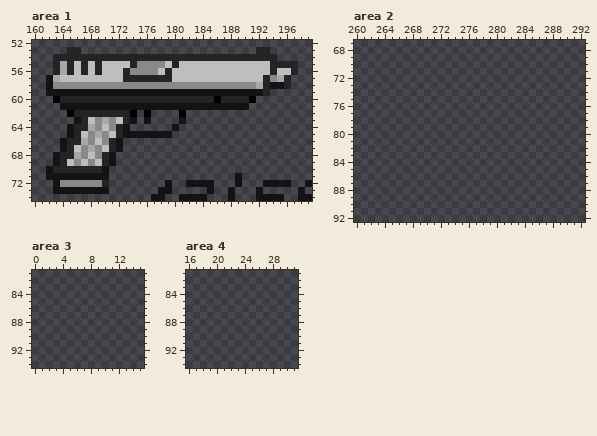
Pixel-art file: explanation/HUD.ase. The picture above was drawn from the file before the commit.
512x512 pixels, 1 frame. Colours within 5 levels of each other are drawn and written as one. Shown: area 1: x 160..199, y 52..74; area 2: x 260..292, y 67..92; area 3: x 0..15, y 81..94; area 4: x 16..31, y 81..94. The commit also changed other parts of the picture, which this record leaves out.
After:
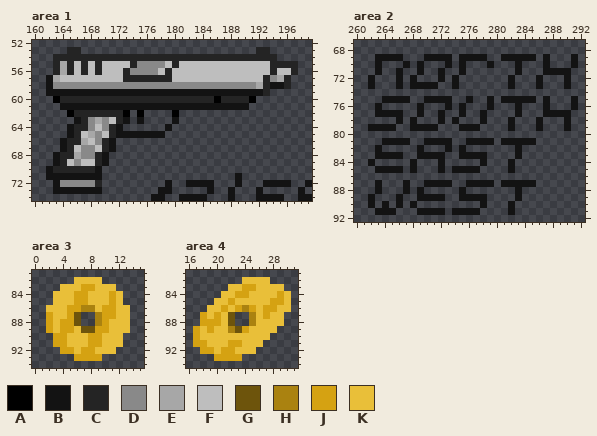
Palette (. is transparent): A #000000  B #131313  C #242424  D #898989  E #a7a7a7  F #bebebe  G #6d540c  H #aa8210  J #d5a212  K #e9bf39
Change:
Area 1:
y 62: x 173..176 CA.A -> A.A.; x 180..181 .A -> A.
y 63: x 168..176 FDEDFCB.B -> DEDFCB.B.; x 180..181 .B -> B.
y 64: x 168..173 EDFDCB -> DFDCB.; x 179..180 .B -> B.
y 65: x 168..172 DEDFC -> EDFCB; x 179 B -> .
y 66: x 168..172 DFDCB -> FDCB.
y 67: x 168..172 EDFCB -> DFCB.
y 68: x 168..171 FDCB -> DCB.
y 69: x 168..171 DFCB -> FCB.
y 70: x 169..170 CB -> B.
y 71: x 170 B -> .
y 72: x 169..170 DC -> C.
y 73: x 170 B -> .
Area 2:
y 69: x 263..266 .... -> BBBB; x 270..273 .... -> BBBB; x 275..278 .... -> BBBB; x 281..285 ..... -> BBBBB; x 287 . -> B; x 291 . -> B
y 70: x 263 . -> B; x 267 . -> B; x 269 . -> B; x 273 . -> B; x 275 . -> B; x 279 . -> B; x 283 . -> B; x 287 . -> B; x 291 . -> B
y 71: x 263 . -> B; x 266 . -> B; x 269 . -> B; x 272 . -> B; x 275 . -> B; x 283 . -> B; x 287..290 .... -> BBBB
y 72: x 262 . -> B; x 266 . -> B; x 268 . -> B; x 272 . -> B; x 274 . -> B; x 282 . -> B; x 286 . -> B; x 290 . -> B
y 73: x 262 . -> B; x 266 . -> B; x 268..271 .... -> BBBB; x 274 . -> B; x 282 . -> B; x 286 . -> B; x 290 . -> B
y 75: x 264..267 .... -> BBBB; x 270..273 .... -> BBBB; x 276 . -> B; x 279 . -> B; x 281..285 ..... -> BBBBB; x 287 . -> B; x 291 . -> B
y 76: x 263 . -> B; x 269 . -> B; x 273 . -> B; x 275 . -> B; x 279 . -> B; x 283 . -> B; x 287 . -> B; x 291 . -> B
y 77: x 263..266 .... -> BBBB; x 269 . -> B; x 272 . -> B; x 275 . -> B; x 278 . -> B; x 283 . -> B; x 287..290 .... -> BBBB
y 78: x 266 . -> B; x 268 . -> B; x 272 . -> B; x 274 . -> B; x 278 . -> B; x 282 . -> B; x 286 . -> B; x 290 . -> B
y 79: x 262..265 .... -> BBBB; x 268..271 .... -> BBBB; x 275..277 ... -> BBB; x 282 . -> B; x 286 . -> B; x 290 . -> B
y 81: x 264..267 .... -> BBBB; x 270..273 .... -> BBBB; x 276..279 .... -> BBBB; x 281..285 ..... -> BBBBB
y 82: x 263 . -> B; x 269 . -> B; x 273 . -> B; x 275 . -> B; x 283 . -> B
y 83: x 263..266 .... -> BBBB; x 269..272 .... -> BBBB; x 275..278 .... -> BBBB; x 283 . -> B
y 84: x 262 . -> B; x 268 . -> B; x 272 . -> B; x 278 . -> B; x 282 . -> B
y 85: x 263..266 .... -> BBBB; x 268 . -> B; x 272 . -> B; x 274..277 .... -> BBBB; x 282 . -> B
y 87: x 263 . -> B; x 267 . -> B; x 270..273 .... -> BBBB; x 276..279 .... -> BBBB; x 281..285 ..... -> BBBBB
y 88: x 263 . -> B; x 267 . -> B; x 269 . -> B; x 275 . -> B; x 283 . -> B
y 89: x 262 . -> B; x 266 . -> B; x 269..272 .... -> BBBB; x 275..278 .... -> BBBB; x 283 . -> B
y 90: x 262 . -> B; x 264 . -> B; x 266 . -> B; x 268 . -> B; x 278 . -> B; x 282 . -> B
y 91: x 263..265 ... -> BBB; x 269..272 .... -> BBBB; x 274..277 .... -> BBBB; x 282 . -> B
Area 3:
y 82: x 6..9 .... -> KKKK
y 83: x 4..11 ........ -> KKKJJKKK
y 84..85: x 3..12 .......... -> KKKJJKKKJK
y 86: x 2..13 ............ -> KKKJJHHKJJKK
y 87: x 2..6 ..... -> JKKJG; x 9..13 ..... -> HJJKK
y 88: x 2..6 ..... -> JKJJG; x 9..13 ..... -> HJKKK
y 89: x 2..13 ............ -> JKJJKGGJJKKK
y 90..91: x 3..12 .......... -> JJKKKJJKKK
y 92: x 4..11 ........ -> JJKJJKKK
y 93: x 6..9 .... -> JJJJ
Area 4:
y 82: x 24..27 .... -> KKKK
y 83: x 22..29 ........ -> KKJJKKKK
y 84: x 21..30 .......... -> KKJJKKKKJK
y 85: x 20..30 ........... -> KKJKKKKKJJK
y 86: x 19..30 ............ -> KKJKJHJKJJKK
y 87: x 18..22 ..... -> JKJKG; x 25..29 ..... -> HKJKK
y 88: x 18..22 ..... -> JJJKG; x 25..29 ..... -> HKKKK
y 89: x 17..28 ............ -> JKJKKHGJKKKK
y 90: x 17..27 ........... -> JKKKKKKKKKK
y 91: x 17..26 .......... -> JJKKKJJKKK
y 92: x 18..25 ........ -> JJKJJKKK
y 93: x 20..23 .... -> JJJJ
Pixel boxes of the changes (left, top, right, bottom) in both pictures:
changed: (88, 110, 186, 194)
added: (368, 54, 578, 215)
added: (46, 277, 130, 361)
added: (193, 277, 291, 361)
